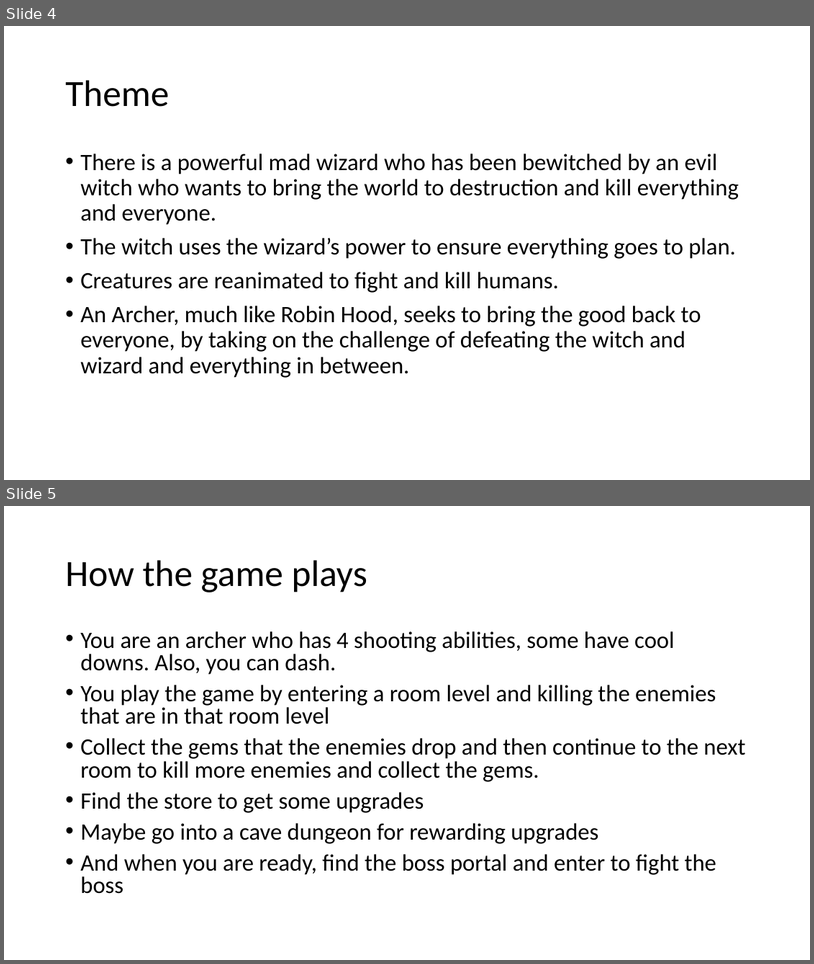
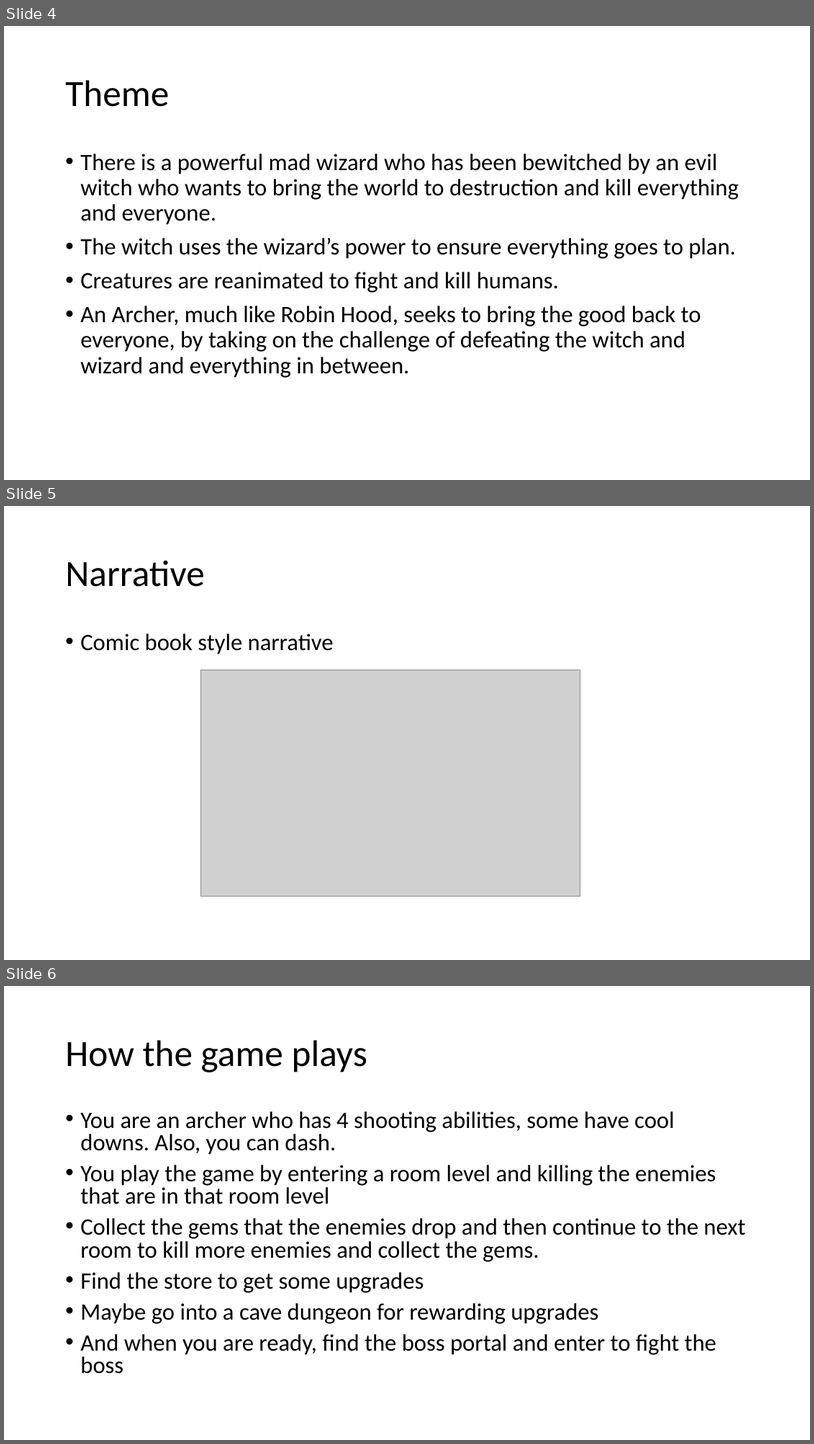
Before and after one commit to danielpokladek/underscore_games_final_year, a slide deck: Design Document/Level 6 Group Project.pptx. Shown one above the other, each under a label of ours: slides 4 and 5 before the commit, slides 4, 5 and 6 after it. The pictures are 814x964 and 814x1444 pixels, drawn with LibreOffice and Linux fonts; fonts in the diff are those of the drawing; grey boxes stand for pictures. Boxes give left, top, right and bottom in pixels: in the first picture for what was removed or moved away, otherwise in the second. Text is boxed around its words. In the diff, an @@ line names an element or a change of style, - is before the commit and + after.

```diff
--- a/Design Document/Level 6 Group Project.pptx
+++ b/Design Document/Level 6 Group Project.pptx
@@ slide 5 added at (4, 506, 810, 960), background #FFFFFF @@
@@ title added at (65, 560, 204, 587), 44 pt, text #000000 @@
+Narrative
@@ text added at (80, 633, 334, 654), 28 pt, text #000000 @@
+• Comic book style narrative
@@ picture added at (201, 670, 581, 896) @@
@@ what was slide 5 is now slide 6 @@
```
Also in this commit, not shown: 3 slides changed.
